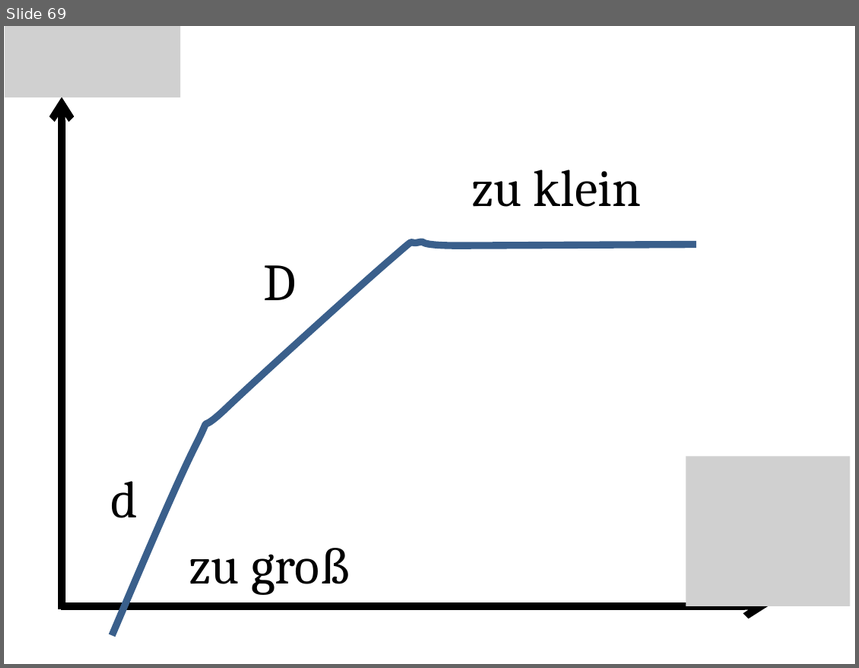
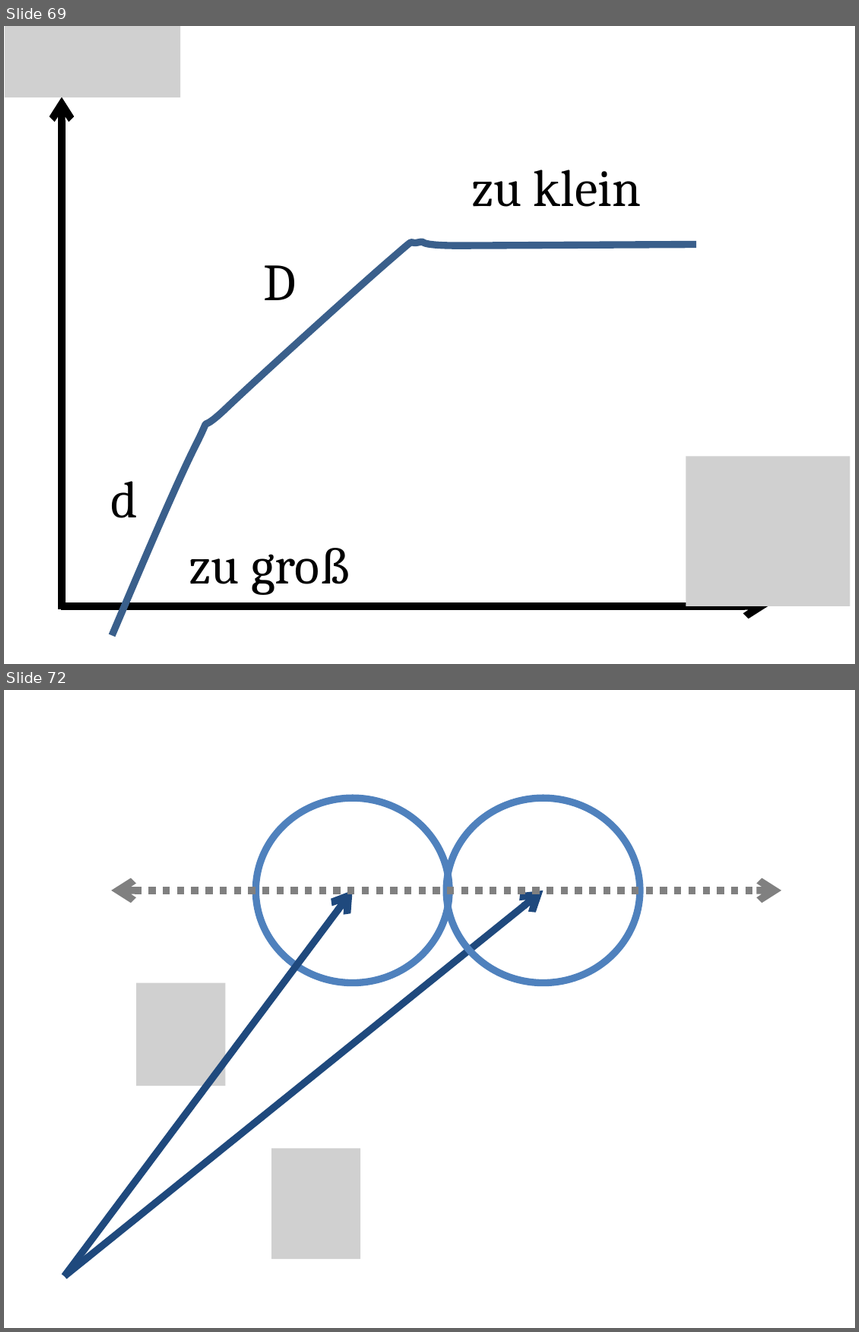
Before and after one commit to sophiahenckell/HIWI_Computersimulation, a slide deck: Bilder.pptx. Shown one above the other, each under a label of ours: slide 69 before the commit, slides 69 and 72 after it; the slides between them are not shown. The pictures are 859x668 and 859x1332 pixels, drawn with LibreOffice and Linux fonts; fonts in the diff are those of the drawing; grey boxes stand for pictures. Boxes give left, top, right and bottom in pixels: in the first picture for what was removed or moved away, otherwise in the second. Text is boxed around its words. In the diff, an @@ line names an element or a change of style, - is before the commit and + after.

```diff
--- a/Bilder.pptx
+++ b/Bilder.pptx
@@ slide 72 added at [4, 690, 855, 1328], background #FFFFFF @@
@@ ellipse added at [256, 798, 449, 983], outline #4F81BD 6 pt @@
@@ ellipse added at [446, 798, 640, 983], outline #4F81BD 6 pt @@
@@ arrow added from (65, 1277) to (544, 891), #1F497D 6 pt @@
@@ arrow added from (65, 1277) to (353, 891), #1F497D 6 pt @@
@@ double arrow added from (111, 891) to (782, 891), #808080 6 pt dashed @@
@@ picture added at [136, 983, 225, 1086] @@
@@ picture added at [272, 1149, 360, 1259] @@
```
Also in this commit, not shown: 6 other slides added, 5 other files.
